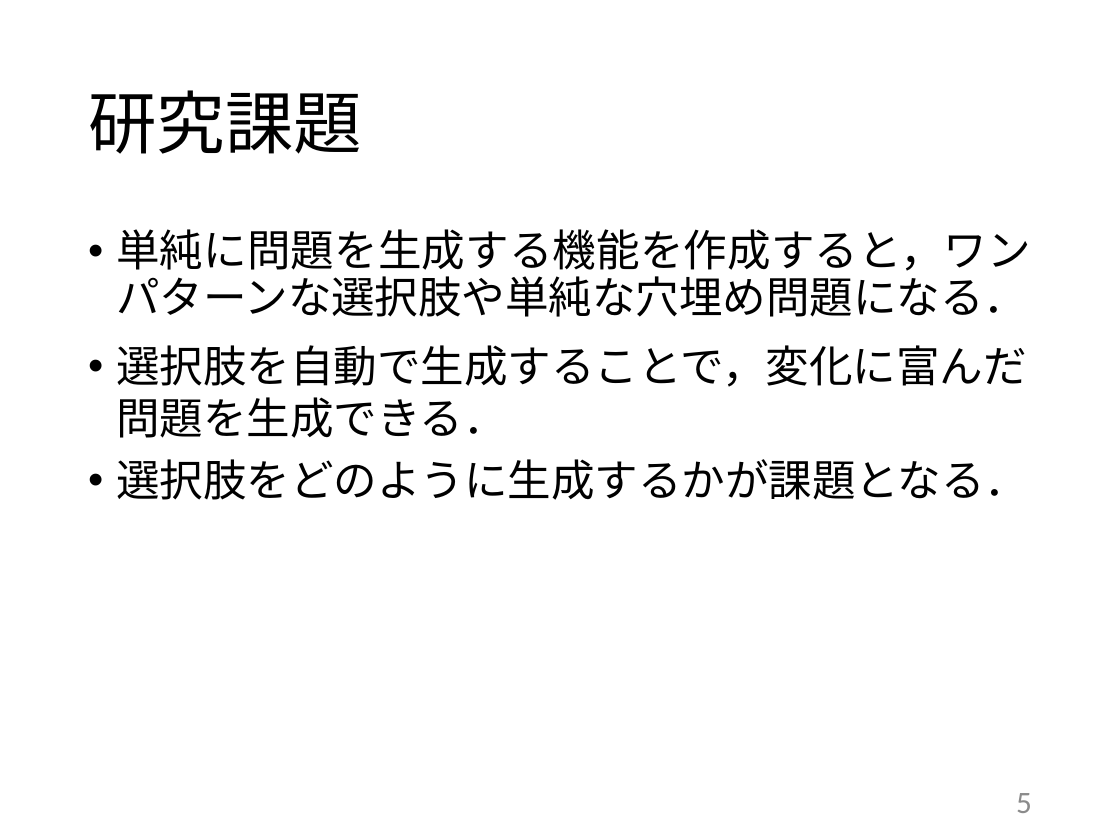
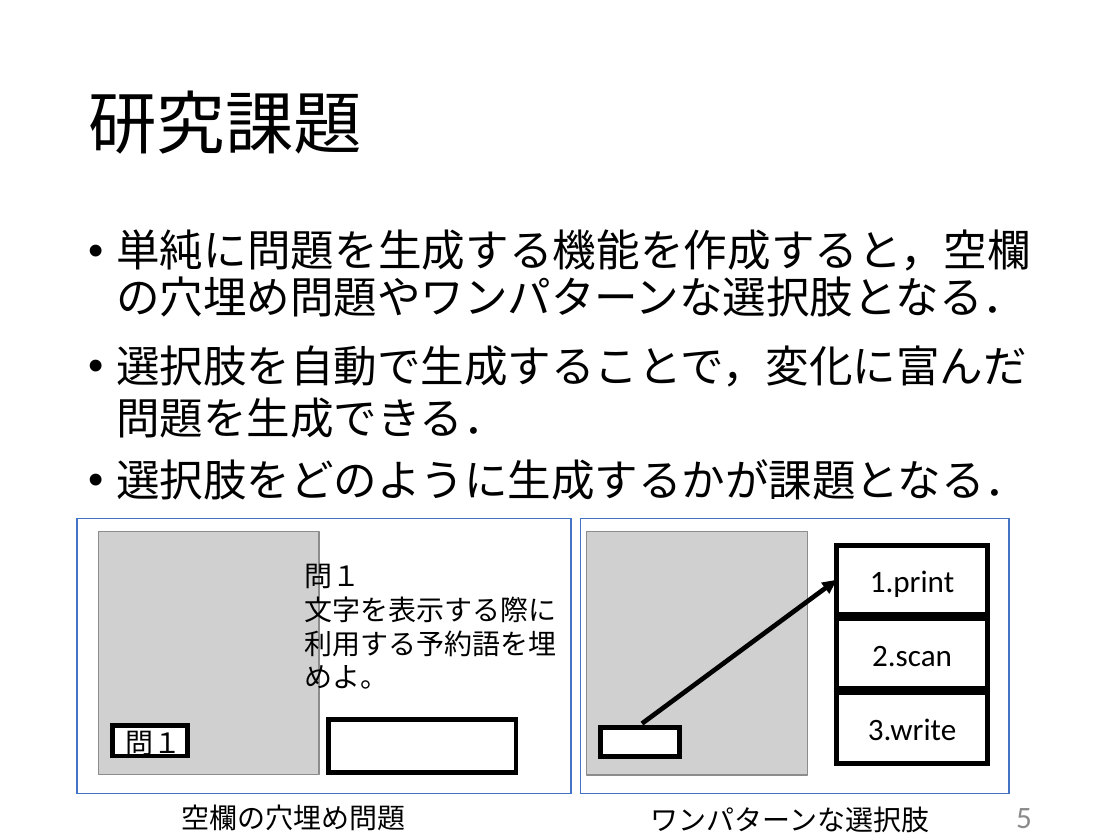
Before and after one commit to kait-takanolab/1821121-shimaoka-thesis, a slide deck: slide 5 of 1821121_shimaoka_thesis.pptx. Drawn at 1120x840 pixels with LibreOffice and Linux fonts; fonts in the diff are those of the drawing; grey boxes stand for pictures. Boxes give left, top, right and bottom in pixels: in the first picture for what was removed or moved away, otherwise in the second. Text is boxed around its words. In the diff, an @@ line names an element or a change of style, - is before the commit and + after.

```diff
--- a/1821121_shimaoka_thesis.pptx
+++ b/1821121_shimaoka_thesis.pptx
@@ text at <box>116,229,1031,317</box>: text changed @@
-• 単純に問題を生成する機能を作成すると，ワンパターンな選択肢や単純な穴埋め問題になる．
+• 単純に問題を生成する機能を作成すると，空欄の穴埋め問題やワンパターンな選択肢となる．
@@ rectangle added at <box>77,519,571,794</box>, fill #FFFFFF, outline #4472C4 1 pt @@
@@ picture added at <box>99,531,319,774</box> @@
@@ rectangle added at <box>580,519,1009,794</box>, fill #FFFFFF, outline #4472C4 1 pt @@
@@ picture added at <box>587,532,808,775</box> @@
@@ text added at <box>305,558,557,695</box>, 18 pt, text #000000 @@
+問１
+文字を表示する際に
+利用する予約語を埋
+めよ。
@@ rectangle added at <box>837,545,988,615</box>, fill #FFFFFF, outline #000000 3 pt, 20 pt, text #000000 @@
+1.print
@@ arrow added from (642, 724) to (837, 580), #000000 3 pt @@
@@ rectangle added at <box>837,618,988,688</box>, fill #FFFFFF, outline #000000 3 pt, 20 pt, text #000000 @@
+2.scan
@@ rectangle added at <box>837,693,988,764</box>, fill #FFFFFF, outline #000000 3 pt, 20 pt, text #000000 @@
+3.write
@@ rectangle added at <box>112,726,187,757</box>, fill #FFFFFF, outline #000000 3 pt @@
@@ text added at <box>125,725,181,758</box>, 18 pt, text #000000 @@
+問１
@@ rectangle added at <box>328,720,515,773</box>, fill #FFFFFF, outline #000000 3 pt @@
@@ rectangle added at <box>600,727,680,756</box>, fill #FFFFFF, outline #000000 3 pt @@
@@ text added at <box>182,804,406,831</box>, 18 pt, text #000000 @@
+空欄の穴埋め問題
@@ text added at <box>651,806,930,833</box>, 18 pt, text #000000 @@
+ワンパターンな選択肢
@@ page number: place and size @@
-page number at <box>1016,793,1032,813</box>
+page number at <box>1016,808,1032,828</box>
```
Also in this commit, not shown: 8 other slides changed, 1 slide added, 2 other files.
